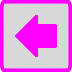
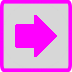
Layers edited between the first and the second 72×72 image:
painted on "Layer 1" over [15, 15, 57, 57]
